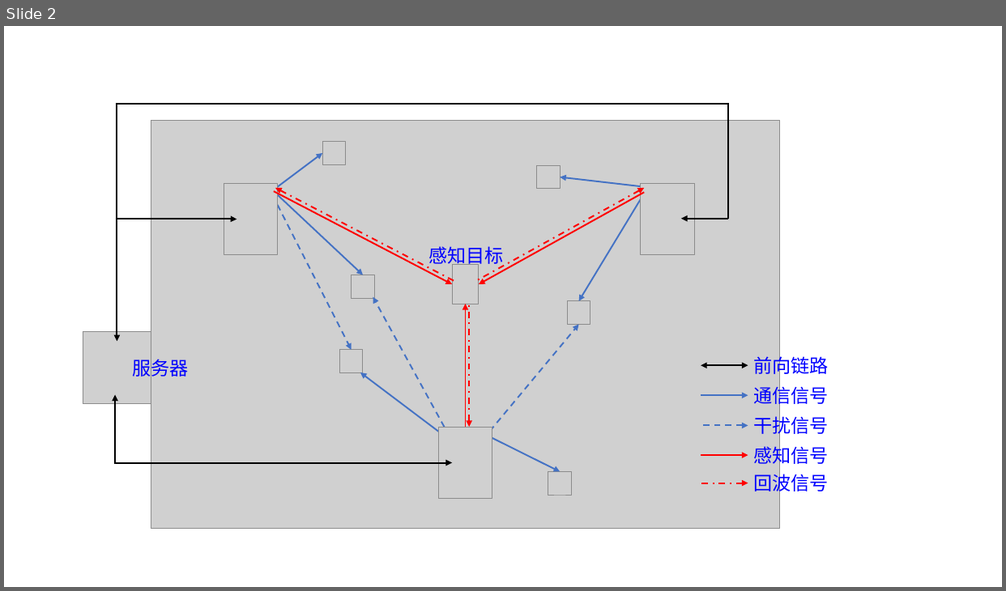
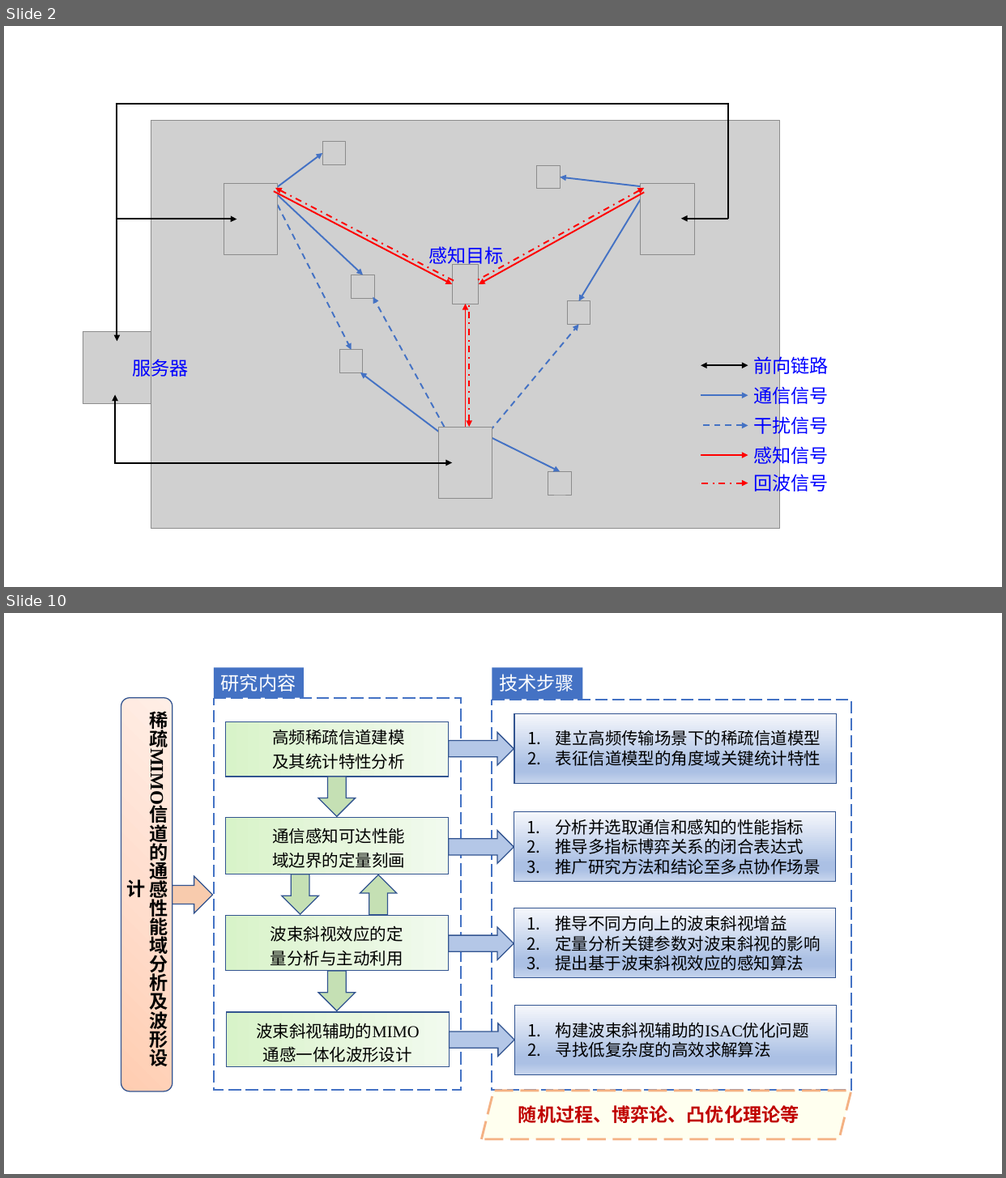
Before and after one commit to Meidong-Xia/doctor_project, a slide deck: 通感本子/2023本子-图-夏美东-20240123.pptx. Shown one above the other, each under a label of ours: slide 2 before the commit, slides 2 and 10 after it; the slides between them are not shown. The pictures are 1006x591 and 1006x1178 pixels, drawn with LibreOffice and Linux fonts; fonts in the diff are those of the drawing; grey boxes stand for pictures. Boxes give left, top, right and bottom in pixels: in the first picture for what was removed or moved away, otherwise in the second. Text is boxed around its words. In the diff, an @@ line names an element or a change of style, - is before the commit and + after.

```diff
--- a/通感本子/2023本子-图-夏美东-20240123.pptx
+++ b/通感本子/2023本子-图-夏美东-20240123.pptx
@@ slide 10 added at [4,613,1002,1174], background #FFFFFF @@
@@ rectangle added at [214,667,304,697], fill #4472C4, 18 pt, text #FFFFFF @@
+研究内容
@@ rectangle added at [492,667,582,699], fill #4472C4, 18 pt, text #FFFFFF @@
+技术步骤
@@ rounded rectangle added at [121,697,172,1092], fill gradient #FFCEB3 to #FFDFCF to #FFEFE7, outline #325491 1 pt @@
@@ text added at [150,708,168,750], 18 pt, text #000000, bold @@
+稀疏MIMO信道的通感性能域分析及波形设计
@@ rectangle added at [214,698,461,1091], outline #4472C4 1.5 pt dashed @@
@@ rectangle added at [492,700,851,1091], outline #4472C4 1.5 pt dashed @@
@@ rounded rectangle added at [226,722,449,777], fill gradient #D9F3C9 to #E6F7DD to #F2FBEE, outline #325491 1 pt @@
@@ text added at [272,729,405,769], 16 pt, text #000000 @@
+高频稀疏信道建模
+及其统计特性分析
@@ right arrow added at [449,733,513,766], fill #B4C7E7, outline #325491 1 pt @@
@@ rounded rectangle added at [514,713,837,783], fill gradient #F6F8FC to #ABC0E4 to #C7D5ED, outline #325491 1 pt @@
@@ text added at [556,730,820,766], 16 pt, text #000000 @@
+1. 建立高频传输场景下的稀疏信道模型
+2. 表征信道模型的角度域关键统计特性
@@ down arrow added at [318,777,355,816], fill #C5E0B4, outline #325491 1 pt @@
@@ rounded rectangle added at [226,817,449,875], fill gradient #D9F3C9 to #E6F7DD to #F2FBEE, outline #325491 1 pt @@
@@ text added at [273,828,406,868], 16 pt, text #000000 @@
+通信感知可达性能
+域边界的定量刻画
@@ right arrow added at [449,831,513,864], fill #B4C7E7, outline #325491 1 pt @@
@@ rounded rectangle added at [513,812,836,882], fill gradient #F6F8FC to #ABC0E4 to #C7D5ED, outline #325491 1 pt @@
@@ text added at [555,819,820,875], 16 pt, text #000000 @@
+1. 分析并选取通信和感知的性能指标
+2. 推导多指标博弈关系的闭合表达式
+3. 推广研究方法和结论至多点协作场景
@@ right arrow added at [172,876,213,914], fill #F8CBAD, outline #325491 1 pt @@
@@ down arrow added at [282,875,318,914], fill #C5E0B4, outline #325491 1 pt @@
@@ down arrow added at [360,875,397,914], fill #C5E0B4, outline #325491 1 pt @@
@@ rounded rectangle added at [226,915,449,971], fill gradient #D9F3C9 to #E6F7DD to #F2FBEE, outline #325491 1 pt @@
@@ text added at [270,926,403,966], 16 pt, text #000000 @@
+波束斜视效应的定
+量分析与主动利用
@@ right arrow added at [449,927,513,960], fill #B4C7E7, outline #325491 1 pt @@
@@ rounded rectangle added at [513,909,836,978], fill gradient #F6F8FC to #ABC0E4 to #C7D5ED, outline #325491 1 pt @@
@@ text added at [555,915,820,971], 16 pt, text #000000 @@
+1. 推导不同方向上的波束斜视增益
+2. 定量分析关键参数对波束斜视的影响
+3. 提出基于波束斜视效应的感知算法
@@ down arrow added at [318,971,355,1011], fill #C5E0B4, outline #325491 1 pt @@
@@ rounded rectangle added at [226,1012,450,1067], fill gradient #D9F3C9 to #E6F7DD to #F2FBEE, outline #325491 1 pt @@
@@ text added at [256,1023,419,1063], 16 pt, text #000000 @@
+波束斜视辅助的MIMO
+通感一体化波形设计
@@ right arrow added at [450,1024,514,1057], fill #B4C7E7, outline #325491 1 pt @@
@@ rounded rectangle added at [514,1005,837,1075], fill gradient #F6F8FC to #ABC0E4 to #C7D5ED, outline #325491 1 pt @@
@@ text added at [556,1022,809,1058], 16 pt, text #000000 @@
+1. 构建波束斜视辅助的ISAC优化问题
+2. 寻找低复杂度的高效求解算法
@@ parallelogram added at [482,1091,851,1139], fill #FFFF99 at 15% opacity, outline #F4B183 2.25 pt dashed @@
@@ text added at [518,1105,799,1123], 18 pt, text #C00000, bold @@
+随机过程、博弈论、凸优化理论等
```
Also in this commit, not shown: 1 slide changed, 5 other slides added, 50 other files.
